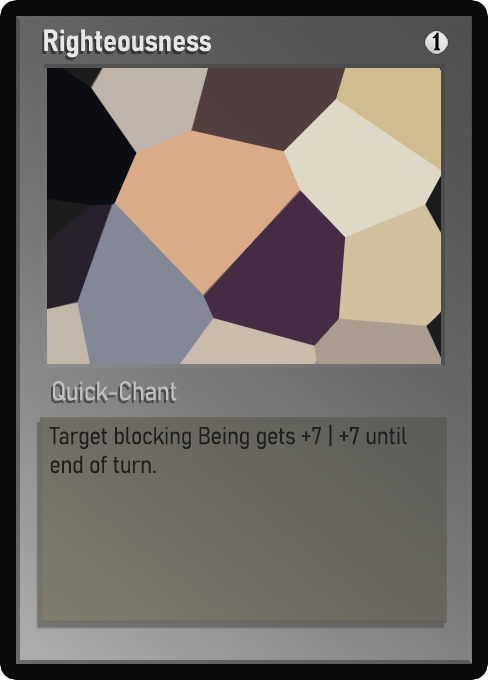
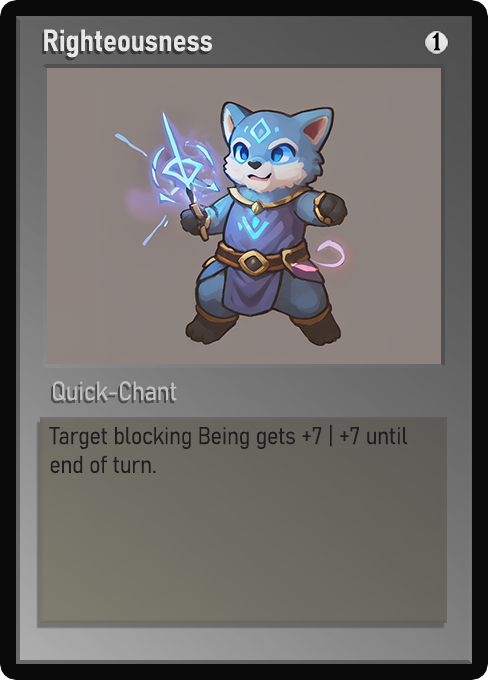
Comparing the layer stacks of the two 488×680 images. Changes:
painted on "Name" over [51,33,212,57]
painted on "Class" over [55,383,156,401]
painted on "Desc_norm" over [51,424,408,474]
painted on "Artwork" over [47,68,441,364]
